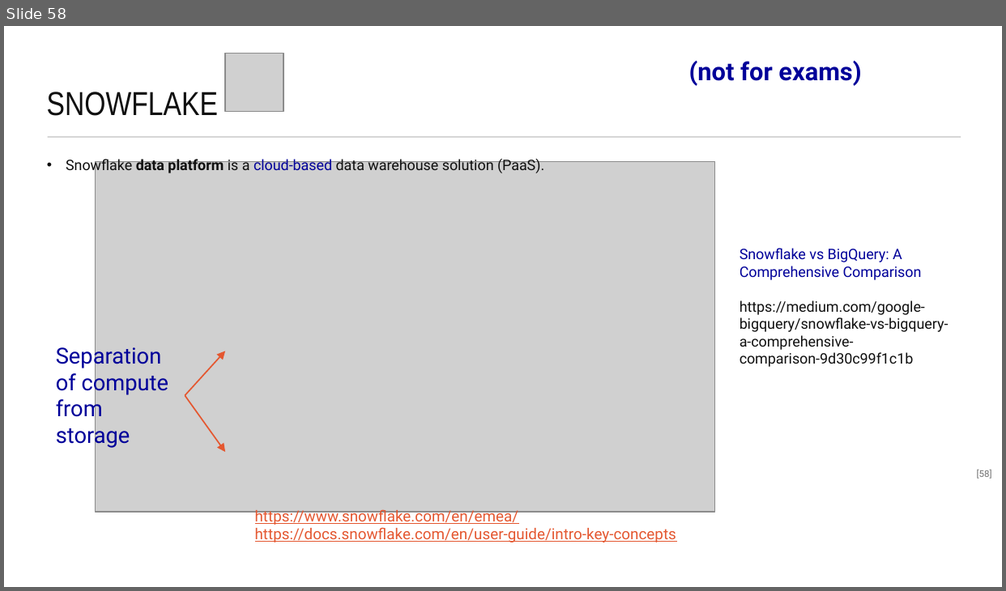
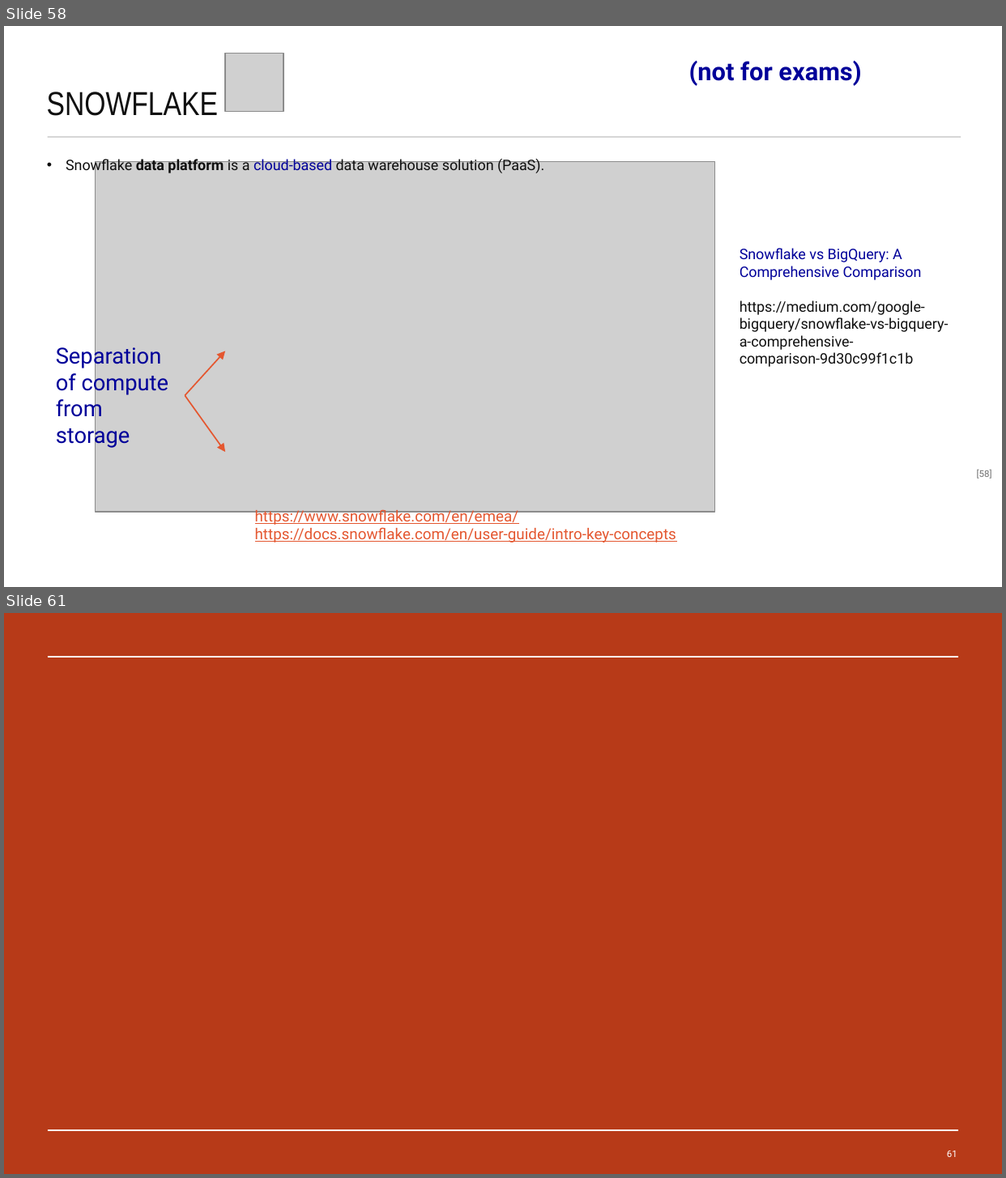
Before and after one commit to maelstromdat/MediTechBigData, a slide deck: 6. Big Data Architecture.pptx. Shown one above the other, each under a label of ours: slide 58 before the commit, slides 58 and 61 after it; the slides between them are not shown. The pictures are 1006x591 and 1006x1178 pixels, drawn with LibreOffice and Linux fonts; fonts in the diff are those of the drawing; grey boxes stand for pictures; background and template pictures are left out. Boxes give left, top, right and bottom in pixels: in the first picture for what was removed or moved away, otherwise in the second. Text is boxed around its words. In the diff, an @@ line names an element or a change of style, - is before the commit and + after.

```diff
--- a/6. Big Data Architecture.pptx
+++ b/6. Big Data Architecture.pptx
@@ slide 61 added at box(4, 613, 1002, 1174), background picture (left out) @@
@@ line added from (47, 657) to (958, 657), #FFFFFF 0.75 pt @@
@@ line added from (47, 1131) to (958, 1131), #FFFFFF 0.75 pt @@
@@ page number added at box(947, 1151, 957, 1157), 6.8 pt, text #FFFFFF @@
+61
```
Also in this commit, not shown: 3 slides changed, 6 other slides added, 1 other file.
